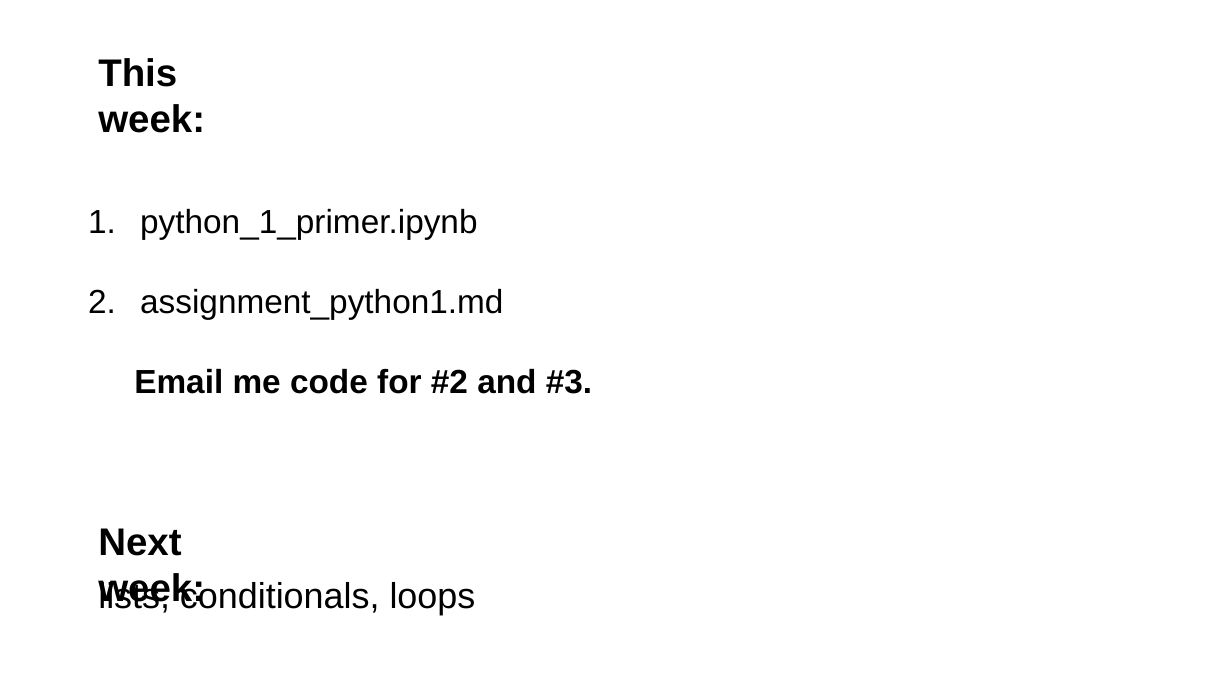
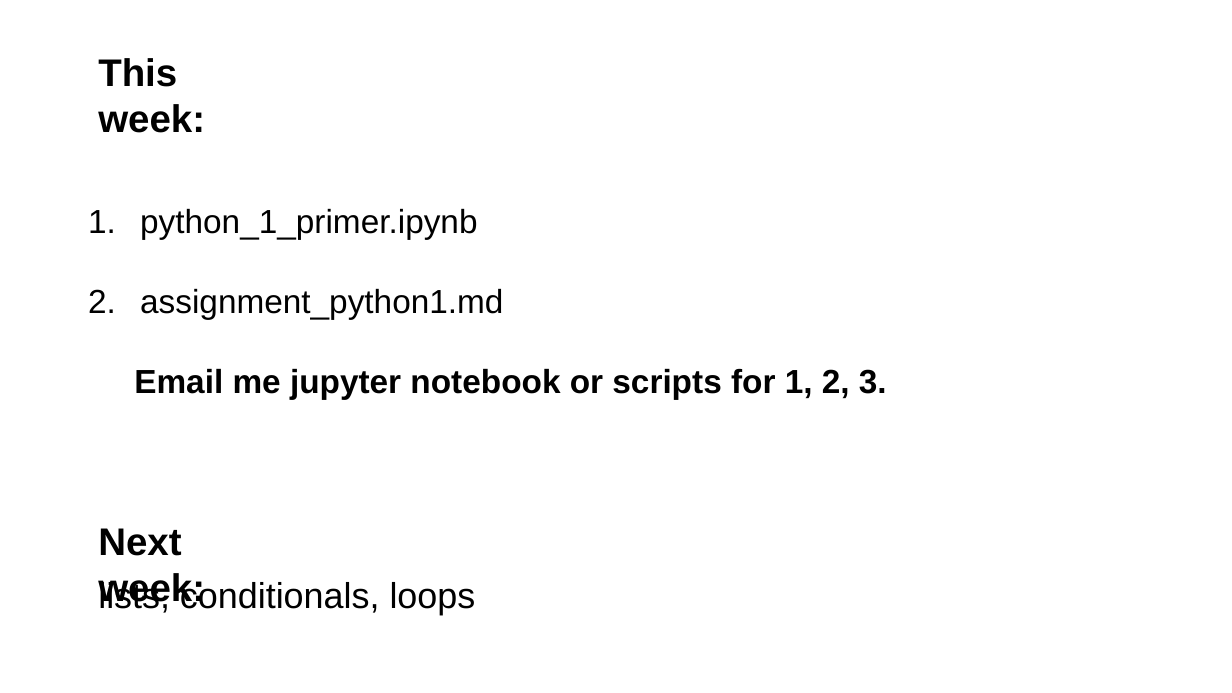
Before and after one commit to tparchman/F26_BIOL792, a slide deck: slide 16 of week6_pythonI/week6_python.pptx (slide 13 before the commit). Drawn at 1232x693 pixels with LibreOffice and Linux fonts; fonts in the diff are those of the drawing. Boxes give left, top, right and bottom in pixels: in the first picture for what was removed or moved away, otherwise in the second. Text is boxed around its words. In the diff, an @@ line names an element or a change of style, - is before the commit and + after.

```diff
--- a/week6_pythonI/week6_python.pptx
+++ b/week6_pythonI/week6_python.pptx
@@ text at [134, 368, 887, 400]: text changed @@
-  Email me code for #2 and #3.
+  Email me jupyter notebook or scripts for 1, 2, 3.
```
Also in this commit, not shown: 8 other slides changed, 5 slides added, 2 slides removed, 3 other files.
